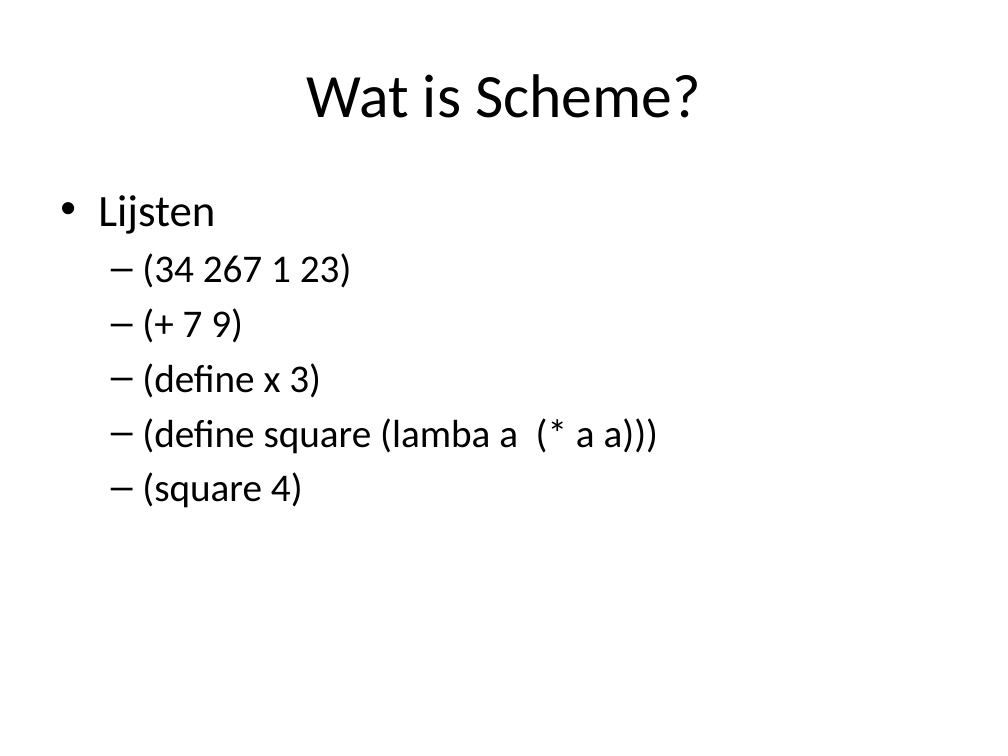
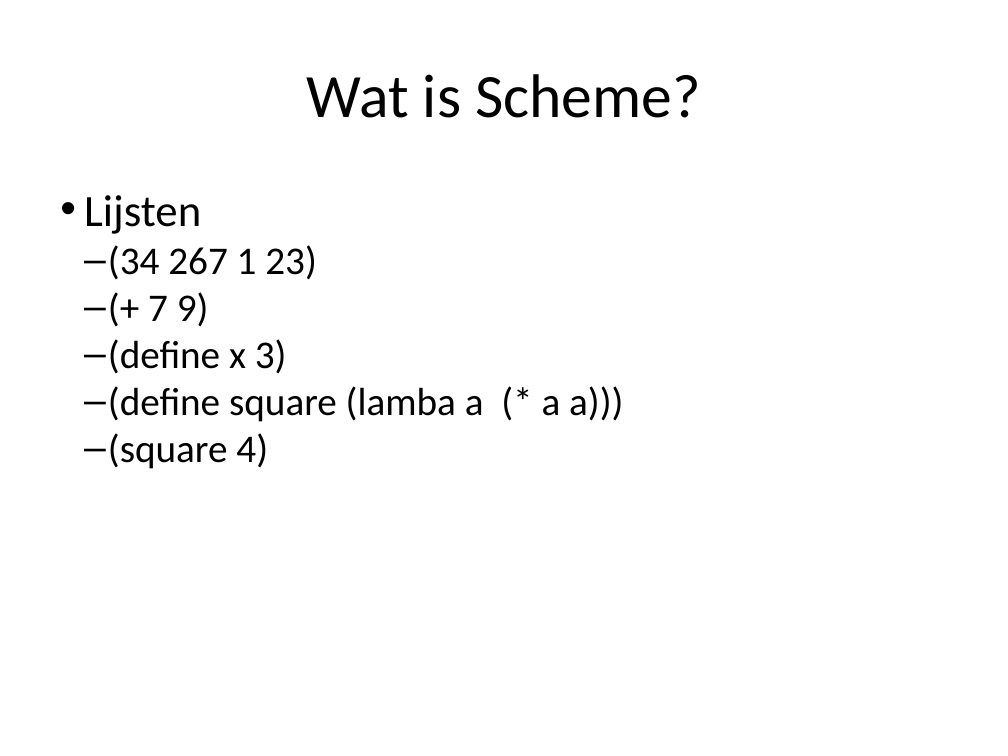
Before and after one commit to desmetr/SchemeInterpreter, a slide deck: slide 4 of Scheme Interpreter.pptx. Drawn at 1008x756 pixels with LibreOffice and Linux fonts; fonts in the diff are those of the drawing. Boxes give left, top, right and bottom in pixels: in the first picture for what was removed or moved away, otherwise in the second. Text is boxed around its words. In the diff, an @@ line names an element or a change of style, - is before the commit and + after.

```diff
--- a/Scheme Interpreter.pptx
+++ b/Scheme Interpreter.pptx
@@ text "Lijsten" at (84,195,623,469): indent changed; less space between paragraphs @@
```
Also in this commit, not shown: 6 other slides changed, 1 other file.
